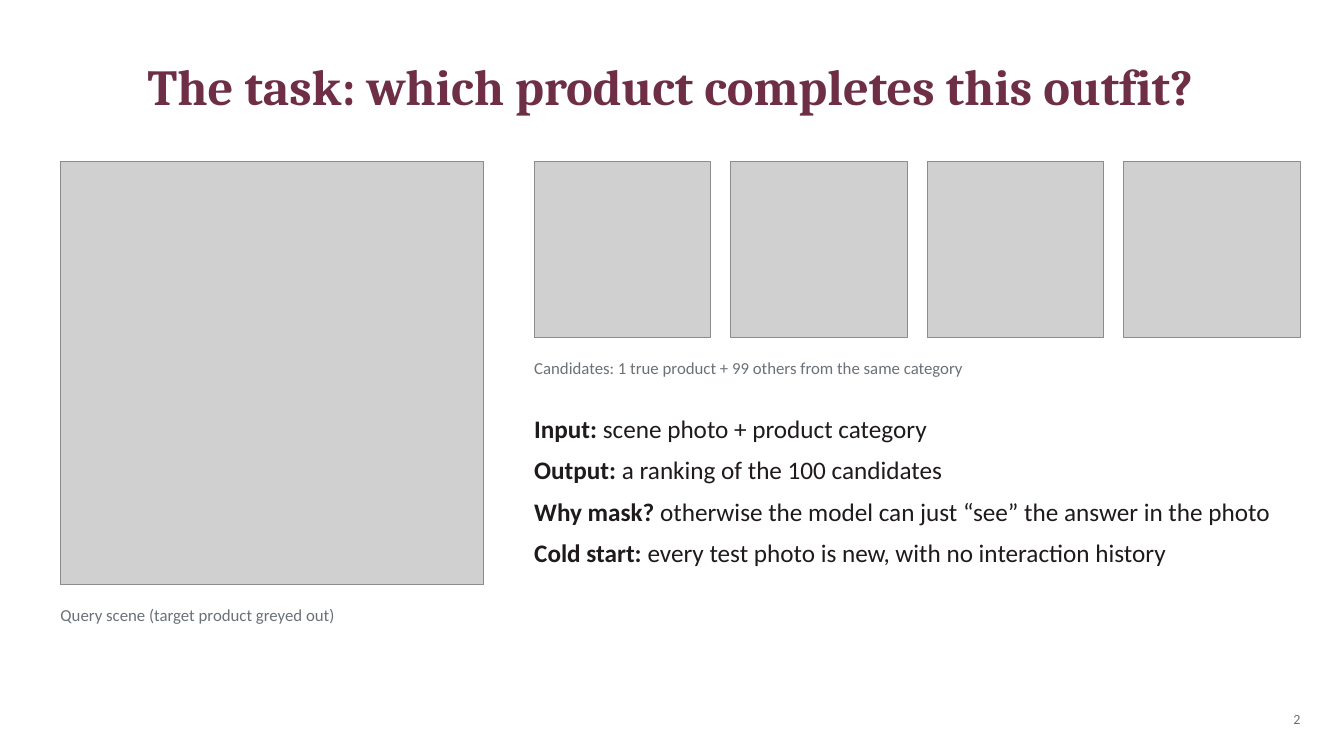
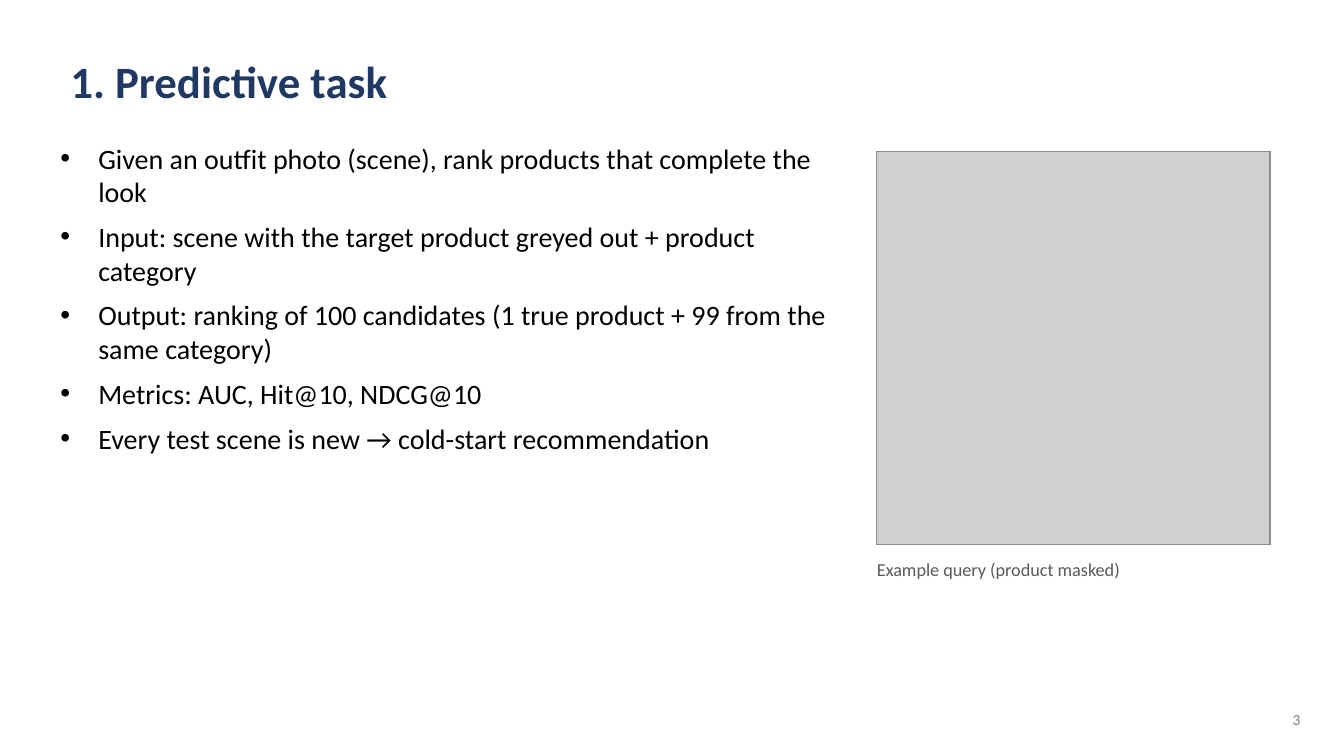
Before and after one commit to raw012/PInterest-Recommender-System, a slide deck: slide 3 of slides.pptx (slide 2 before the commit). Drawn at 1344x756 pixels with LibreOffice and Linux fonts; fonts in the diff are those of the drawing; grey boxes stand for pictures. Boxes give left, top, right and bottom in pixels: in the first picture for what was removed or moved away, otherwise in the second. Text is boxed around its words. In the diff, an @@ line names an element or a change of style, - is before the commit and + after.

```diff
--- a/slides.pptx
+++ b/slides.pptx
@@ title at (x1=70, y1=66, x2=387, y2=99): text changed; size 36 to 32 pt; font Cambria to Calibri; text colour #6D2E46 to #1F3864 @@
-The task: which product completes this outfit?
+1. Predictive task
@@ text added at (x1=98, y1=148, x2=825, y2=454), 20 pt, text #000000 @@
+• Given an outfit photo (scene), rank products that complete the look
+• Input: scene with the target product greyed out + product category
+• Output: ranking of 100 candidates (1 true product + 99 from the same category)
+• Metrics: AUC, Hit@10, NDCG@10
+• Every test scene is new → cold-start recommendation
@@ picture removed at (x1=534, y1=161, x2=711, y2=338) @@
@@ picture removed at (x1=731, y1=161, x2=907, y2=338) @@
@@ picture resized from (x1=60, y1=161, x2=484, y2=585) to (x1=877, y1=151, x2=1270, y2=544) @@
@@ picture removed at (x1=928, y1=161, x2=1104, y2=338) @@
@@ picture removed at (x1=1124, y1=161, x2=1301, y2=338) @@
@@ text removed at (x1=534, y1=362, x2=963, y2=377) @@
-Candidates: 1 true product + 99 others from the same category
@@ text removed at (x1=534, y1=420, x2=1269, y2=566) @@
-Input: scene photo + product category
-Output: a ranking of the 100 candidates
-Why mask? otherwise the model can just “see” the answer in the photo
-Cold start: every test photo is new, with no interaction history
@@ text added at (x1=877, y1=563, x2=1120, y2=579), 13 pt, text #595959 @@
+Example query (product masked)
@@ text removed at (x1=60, y1=609, x2=334, y2=624) @@
-Query scene (target product greyed out)
@@ page number at (x1=1293, y1=715, x2=1301, y2=725): text changed; size 10 to 11 pt; text colour #6B7178 to #7F7F7F @@
-2
+3
```
Also in this commit, not shown: 2 other slides changed, 12 slides added, 6 slides removed.
